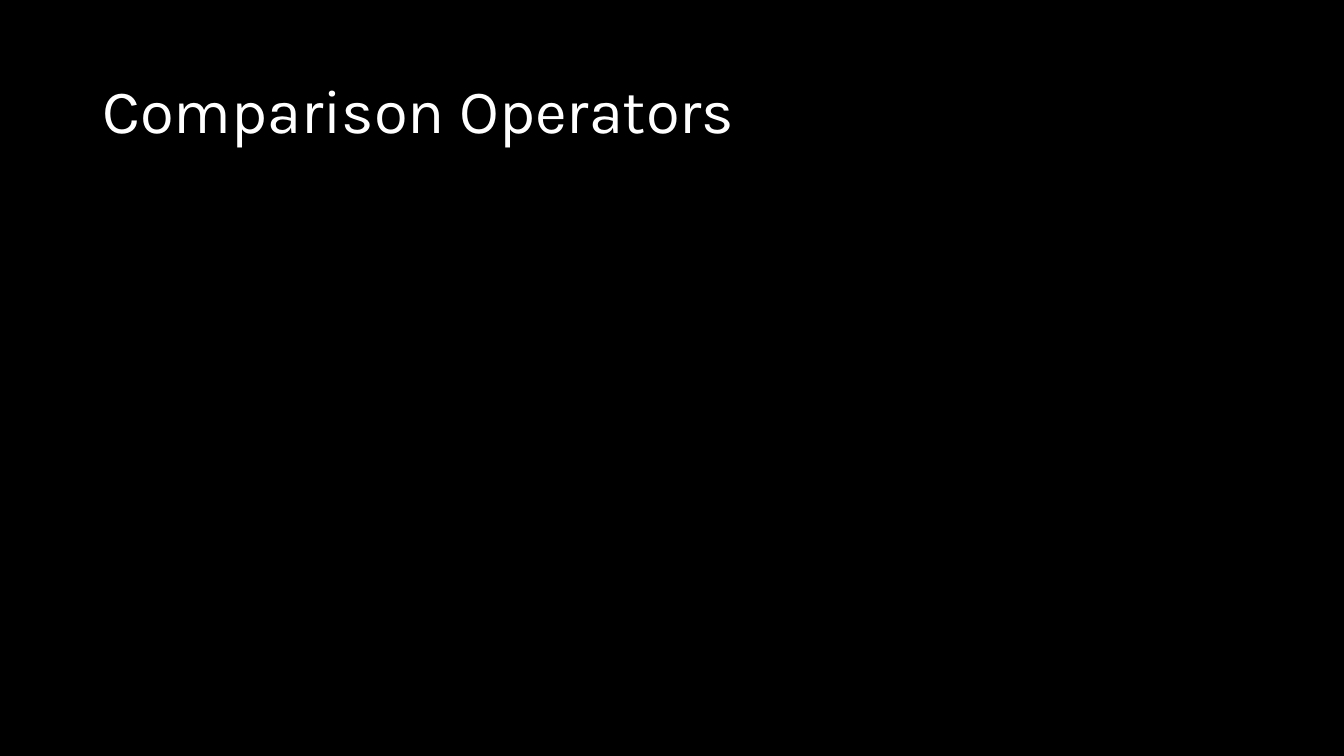
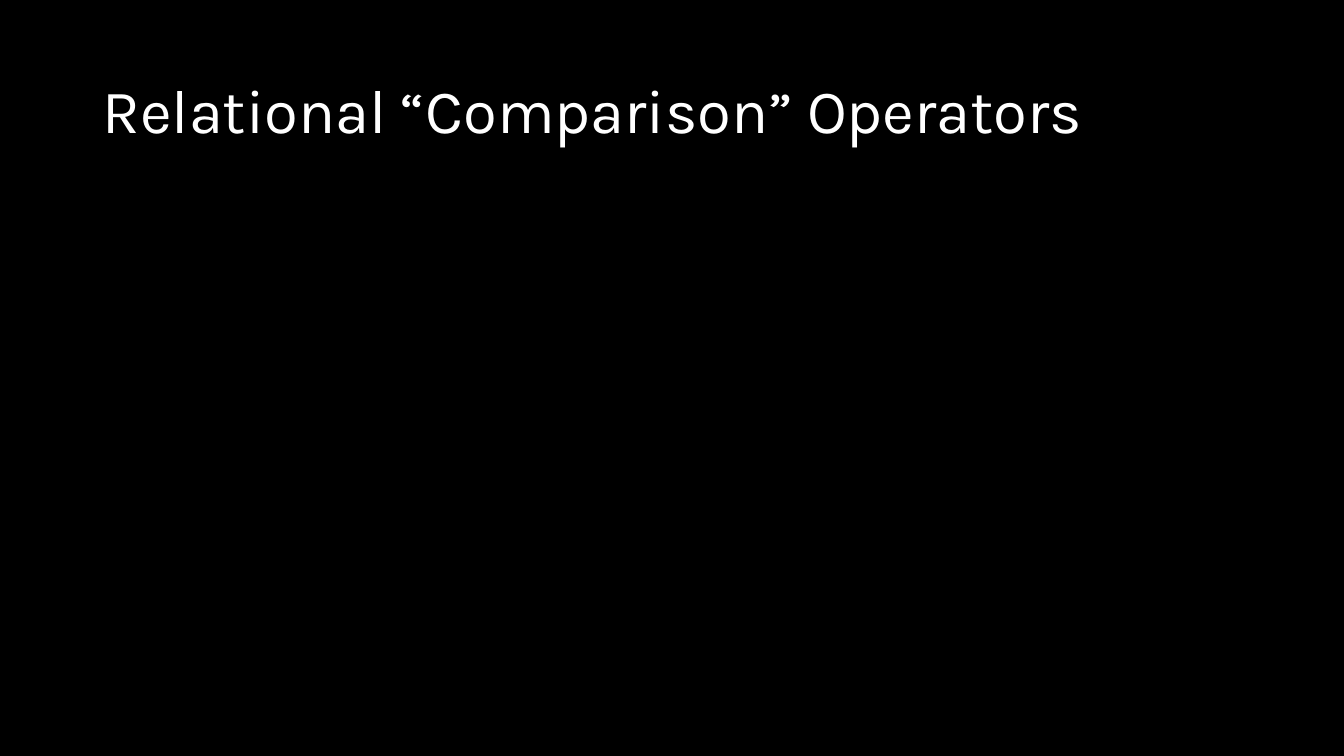
Before and after one commit to d-guh/computer-courses, a slide deck: slide 12 of intro-to-python/02/lesson-02.pptx. Drawn at 1344x756 pixels with LibreOffice and Linux fonts; fonts in the diff are those of the drawing; background and template pictures are left out. Boxes give left, top, right and bottom in pixels: in the first picture for what was removed or moved away, otherwise in the second. Text is boxed around its words. In the diff, an @@ line names an element or a change of style, - is before the commit and + after.

```diff
--- a/intro-to-python/02/lesson-02.pptx
+++ b/intro-to-python/02/lesson-02.pptx
@@ title at <box>102,90,1082,148</box>: text changed @@
-Comparison Operators
+Relational “Comparison” Operators
```
Also in this commit, not shown: 5 other slides changed, 4 slides added.
